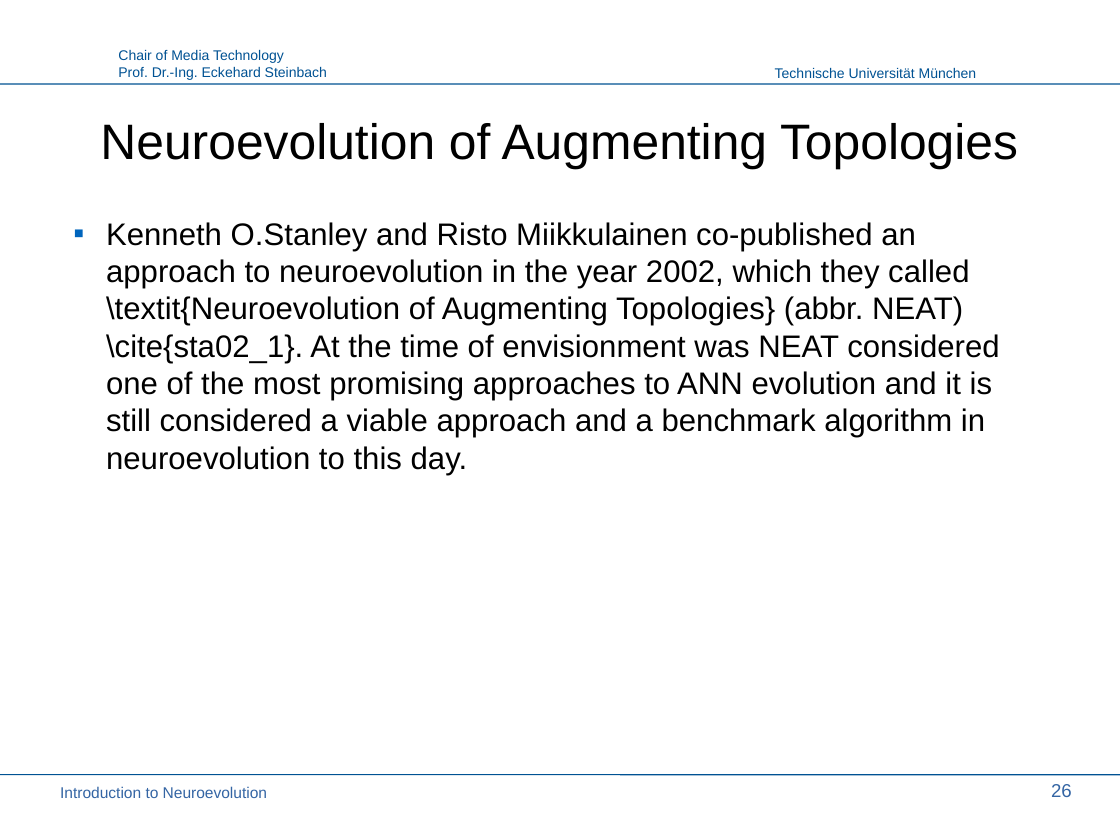
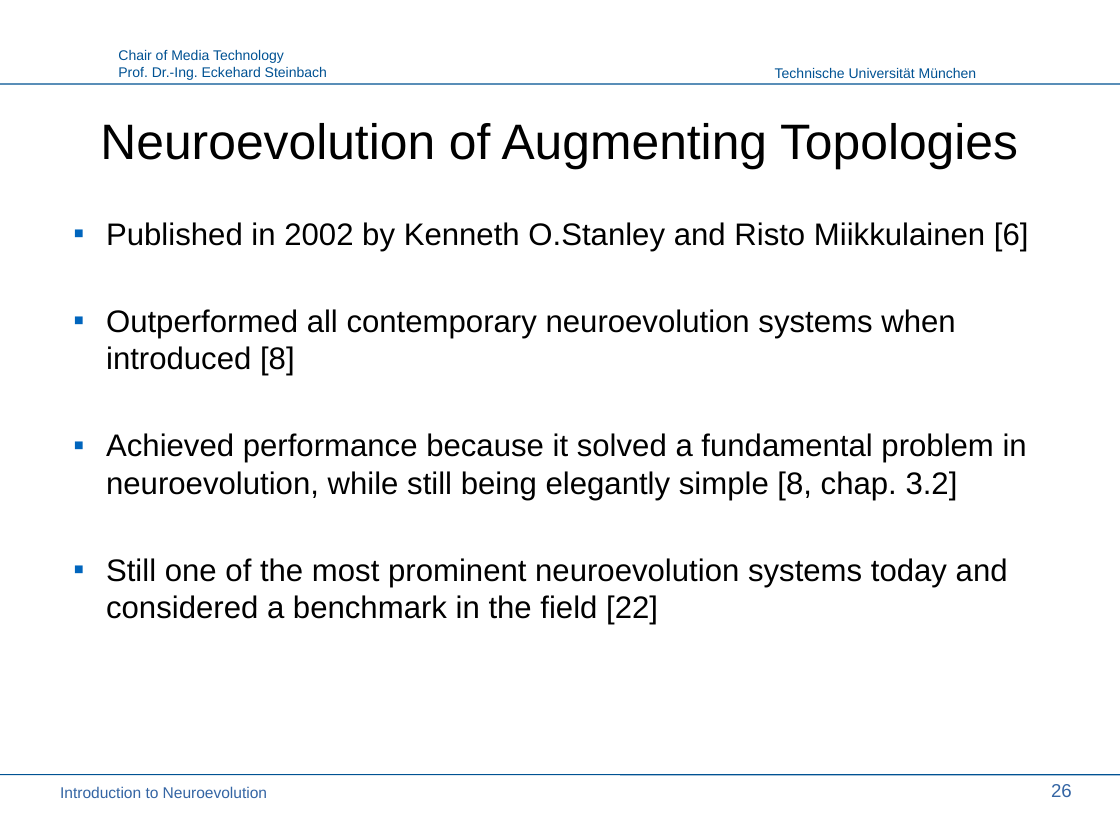
Before and after one commit to PaulPauls/Neuroevolution_of_Augmenting_Topologies_Paper, a slide deck: slide 26 of presentation/neuroevolution_presentation.odp. Drawn at 1120x840 pixels with LibreOffice and Linux fonts; fonts in the diff are those of the drawing; background and template pictures are left out. Boxes give left, top, right and bottom in pixels: in the first picture for what was removed or moved away, otherwise in the second. Text is boxed around its words. In the diff, an @@ line names an element or a change of style, - is before the commit and + after.

```diff
--- a/presentation/neuroevolution_presentation.odp
+++ b/presentation/neuroevolution_presentation.odp
@@ text at box(106, 222, 1029, 624): text changed @@
-▪ Kenneth O.Stanley and Risto Miikkulainen co-published an approach to neuroevolution in the year 2002, which they called \textit{Neuroevolution of Augmenting Topologies} (abbr. NEAT) \cite{sta02_1}. At the time of envisionment was NEAT considered one of the most promising approaches to ANN evolution and it is still considered a viable approach and a benchmark algorithm in neuroevolution to this day.
+▪ Published in 2002 by Kenneth O.Stanley and Risto Miikkulainen [6]
+▪ Outperformed all contemporary neuroevolution systems when introduced [8]
+▪ Achieved performance because it solved a fundamental problem in neuroevolution, while still being elegantly simple [8, chap. 3.2]
+▪ Still one of the most prominent neuroevolution systems today and considered a benchmark in the field [22]
```
Also in this commit, not shown: 5 other slides changed, 3 slides added, 4 other files.
